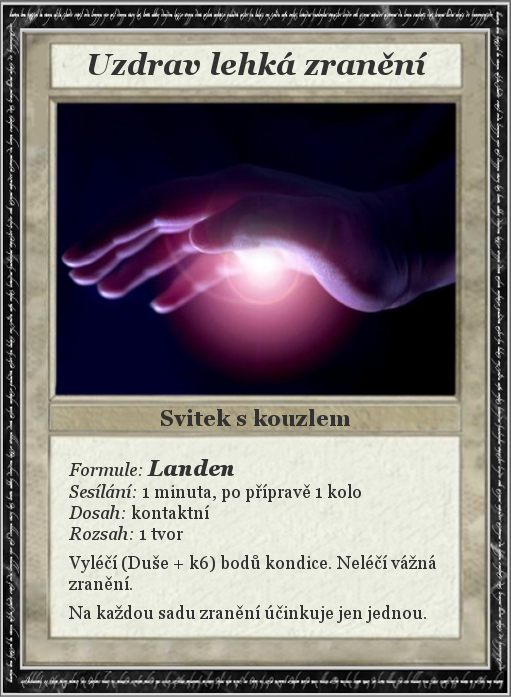
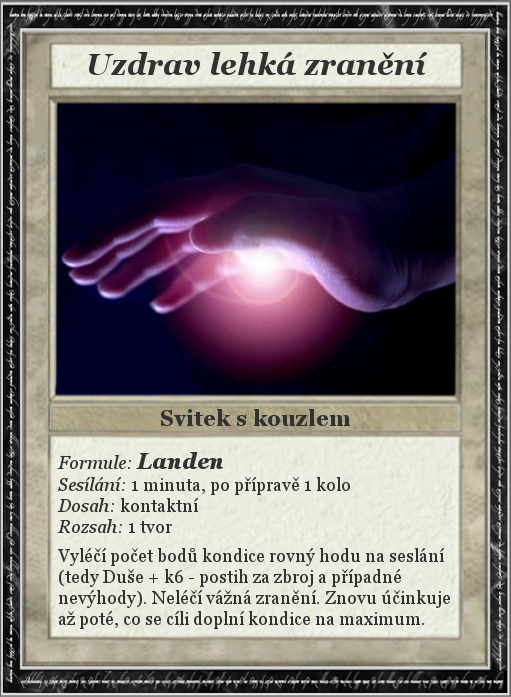
The second (511, 697) image is a revision of the first. Changes to its layers:
painted on "Formule: Landen ..." over [57, 452, 450, 629]
